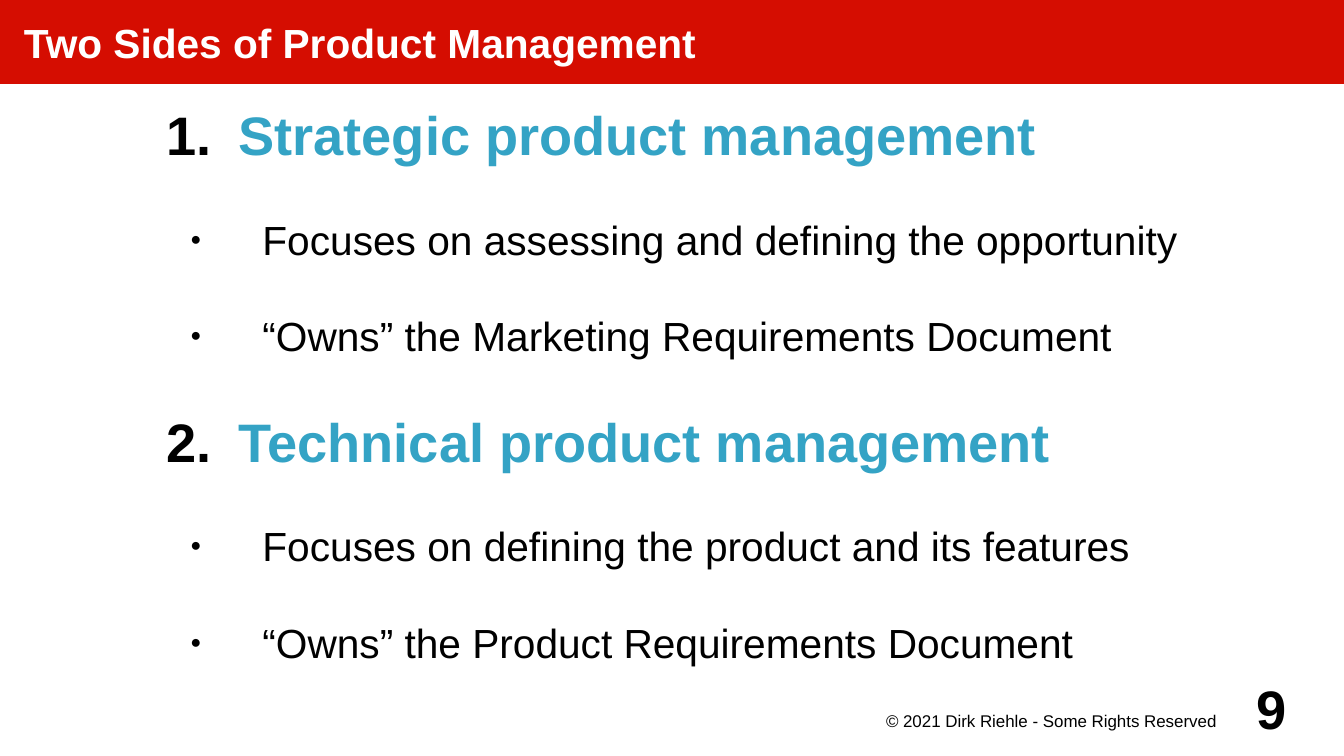
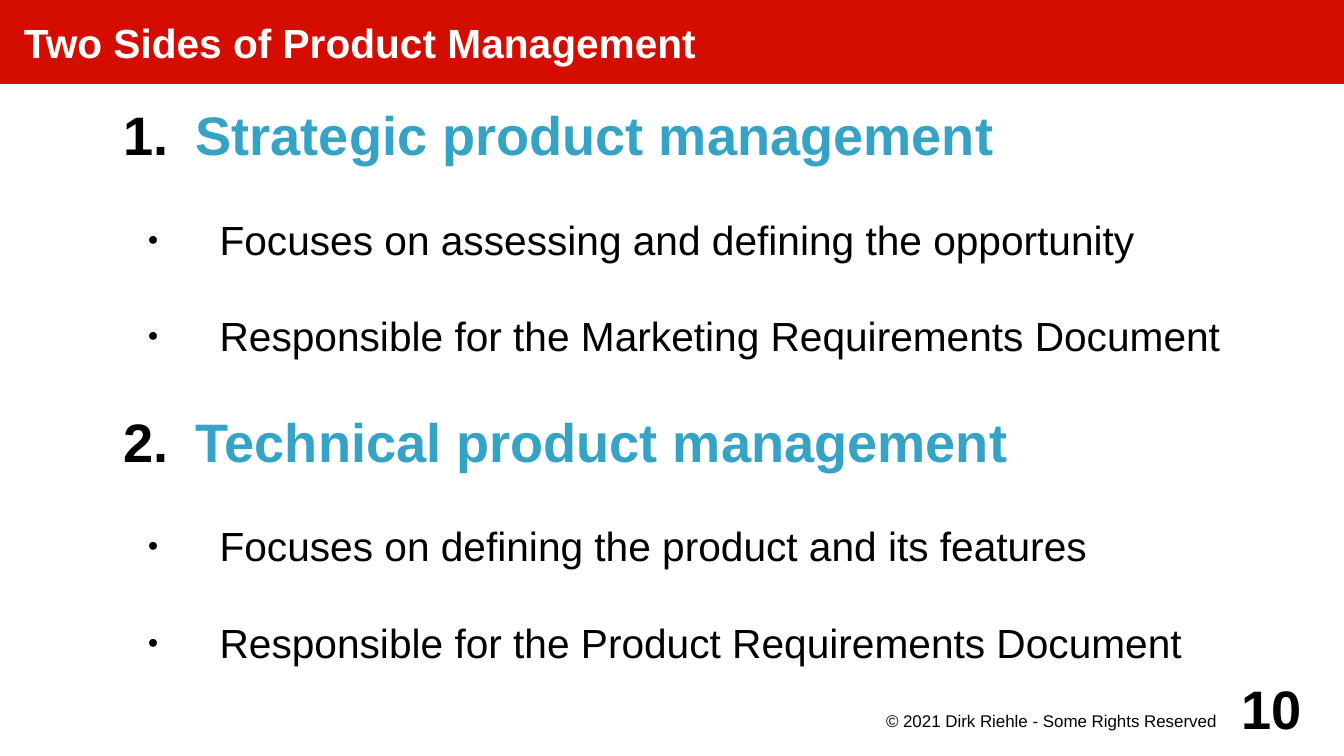
Before and after one commit to dirkriehle/amos-course, a slide deck: slide 10 of Lecture slides/AMOS C01 - Software Processes.odp (slide 9 before the commit). Drawn at 1344x756 pixels with LibreOffice and Linux fonts; fonts in the diff are those of the drawing. Boxes give left, top, right and bottom in pixels: in the first picture for what was removed or moved away, otherwise in the second. Text is boxed around its words. In the diff, an @@ line names an element or a change of style, - is before the commit and + after.

```diff
--- a/Lecture slides/AMOS C01 - Software Processes.odp
+++ b/Lecture slides/AMOS C01 - Software Processes.odp
@@ subtitle at box(220, 321, 1220, 359): text changed @@
-● “Owns” the Marketing Requirements Document
+● Responsible for the Marketing Requirements Document
@@ subtitle at box(220, 628, 1181, 666): text changed @@
-● “Owns” the Product Requirements Document
+● Responsible for the Product Requirements Document
@@ page number at box(1242, 691, 1302, 730): text changed @@
-9
+10
```
Also in this commit, not shown: 5 other slides changed, 4 slides added, 5 other files.
